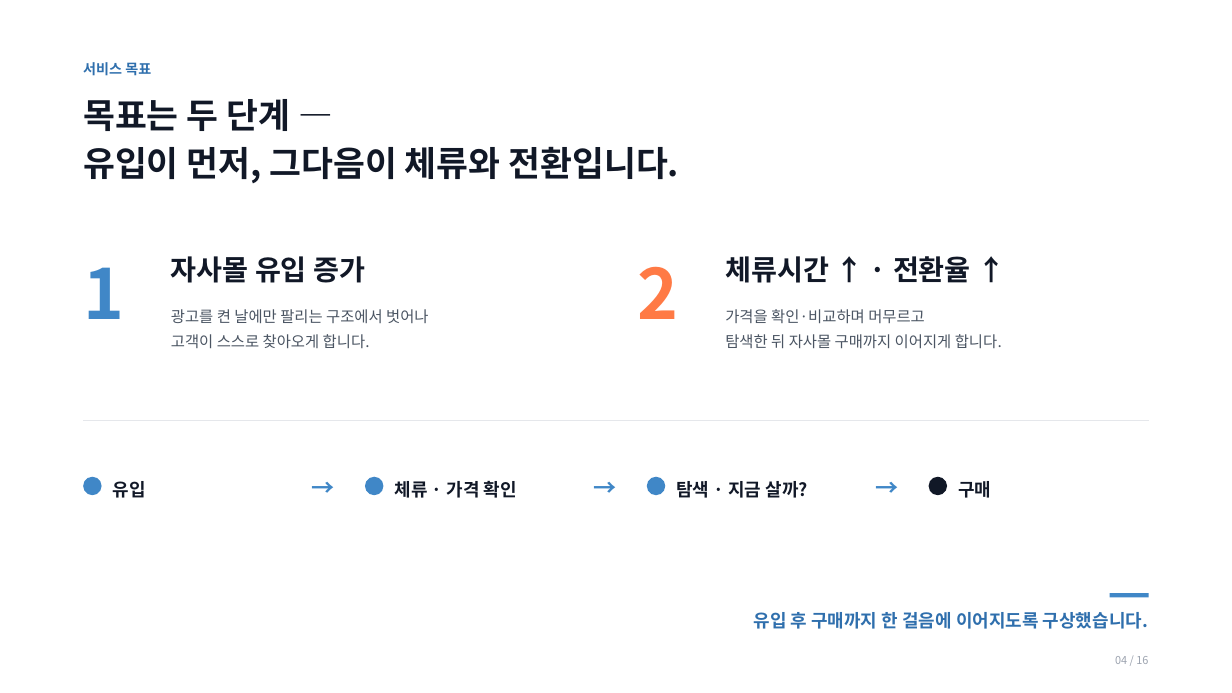
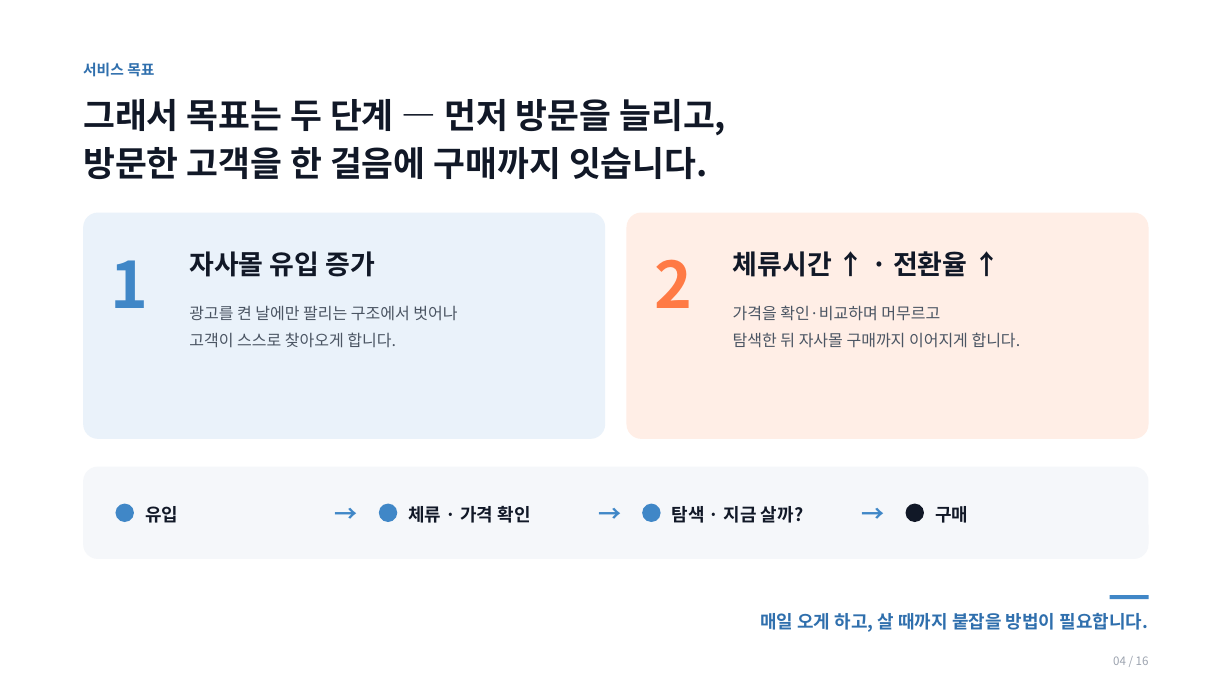
Before and after one commit to jennie-brain/makji-personal, a slide deck: slide 4 of docs/04_presentations/막지스톡_기업대표_서비스기획_발표v5.0.pptx. Drawn at 1232x693 pixels with LibreOffice and Linux fonts; fonts in the diff are those of the drawing. Boxes give left, top, right and bottom in pixels: in the first picture for what was removed or moved away, otherwise in the second. Text is boxed around its words. In the diff, an @@ line names an element or a change of style, - is before the commit and + after.

```diff
--- a/docs/04_presentations/막지스톡_기업대표_서비스기획_발표v5.0.pptx
+++ b/docs/04_presentations/막지스톡_기업대표_서비스기획_발표v5.0.pptx
@@ text "서비스 목표" at (x1=83, y1=62, x2=154, y2=77): size 11 to 11.5 pt @@
@@ text at (x1=83, y1=99, x2=726, y2=179): text changed @@
-목표는 두 단계 —
-유입이 먼저, 그다음이 체류와 전환입니다.
+그래서 목표는 두 단계 — 먼저 방문을 늘리고,
+방문한 고객을 한 걸음에 구매까지 잇습니다.
@@ rounded rectangle added at (x1=83, y1=213, x2=605, y2=439), fill #EAF2FA @@
@@ text "1" at (x1=111, y1=260, x2=149, y2=308): size 54 to 50 pt @@
@@ text "1" moved from (x1=83, y1=267, x2=124, y2=319) to (x1=111, y1=260, x2=149, y2=308) @@
@@ rounded rectangle added at (x1=627, y1=213, x2=1149, y2=439), fill #FFEEE6 @@
@@ text "2" moved from (x1=638, y1=266, x2=679, y2=319) to (x1=654, y1=259, x2=692, y2=308) @@
@@ text "2" at (x1=654, y1=259, x2=692, y2=308): size 54 to 50 pt @@
@@ text "자사몰 유입 증가" at (x1=189, y1=251, x2=376, y2=277): size 22 to 21 pt @@
@@ text "자사몰 유입 증가" moved from (x1=171, y1=256, x2=365, y2=283) to (x1=189, y1=251, x2=376, y2=277) @@
@@ text "체류시간 ↑ · 전환율 ↑" moved from (x1=725, y1=256, x2=971, y2=283) to (x1=733, y1=251, x2=967, y2=277) @@
@@ text "체류시간 ↑ · 전환율 ↑" at (x1=733, y1=251, x2=967, y2=277): size 22 to 21 pt @@
@@ text "광고를 켠 날에만 팔리는 구조에서 ..." at (x1=189, y1=305, x2=457, y2=347): size 12 to 12.5 pt; line spacing 1.35 to 1.4 @@
@@ text "광고를 켠 날에만 팔리는 구조에서 ..." moved from (x1=171, y1=309, x2=428, y2=348) to (x1=189, y1=305, x2=457, y2=347) @@
@@ text "가격을 확인·비교하며 머무르고" moved from (x1=725, y1=309, x2=1002, y2=348) to (x1=733, y1=305, x2=1021, y2=348) @@
@@ text "가격을 확인·비교하며 머무르고" at (x1=733, y1=305, x2=1021, y2=348): size 12 to 12.5 pt; line spacing 1.35 to 1.4 @@
@@ line removed from (83, 421) to (1149, 421) @@
@@ rounded rectangle added at (x1=83, y1=467, x2=1149, y2=559), fill #F5F7FA @@
@@ ellipse moved from (x1=83, y1=477, x2=102, y2=495) to (x1=116, y1=504, x2=134, y2=522) @@
@@ text "유입" moved from (x1=113, y1=481, x2=146, y2=498) to (x1=145, y1=506, x2=178, y2=523) @@
@@ text "→" moved from (x1=296, y1=467, x2=351, y2=504) to (x1=319, y1=493, x2=374, y2=530) @@
@@ ellipse moved from (x1=365, y1=477, x2=384, y2=495) to (x1=379, y1=504, x2=397, y2=522) @@
@@ text "체류 · 가격 확인" moved from (x1=395, y1=480, x2=517, y2=498) to (x1=408, y1=506, x2=531, y2=523) @@
@@ text "→" moved from (x1=578, y1=467, x2=633, y2=504) to (x1=582, y1=493, x2=638, y2=530) @@
@@ ellipse moved from (x1=647, y1=477, x2=665, y2=495) to (x1=642, y1=504, x2=661, y2=522) @@
@@ text "탐색 · 지금 살까?" moved from (x1=676, y1=481, x2=808, y2=498) to (x1=672, y1=506, x2=803, y2=523) @@
@@ text "→" moved from (x1=860, y1=467, x2=915, y2=504) to (x1=846, y1=493, x2=901, y2=530) @@
@@ ellipse moved from (x1=929, y1=477, x2=947, y2=495) to (x1=906, y1=504, x2=924, y2=522) @@
@@ text "구매" moved from (x1=958, y1=481, x2=991, y2=498) to (x1=935, y1=506, x2=968, y2=523) @@
@@ text at (x1=760, y1=613, x2=1149, y2=632): text changed @@
-유입 후 구매까지 한 걸음에 이어지도록 구상했습니다.
+매일 오게 하고, 살 때까지 붙잡을 방법이 필요합니다.
@@ text "04 / 16" at (x1=1113, y1=656, x2=1149, y2=665): size 8.5 to 9 pt @@
```
Also in this commit, not shown: 13 other slides changed, 2 other files.
